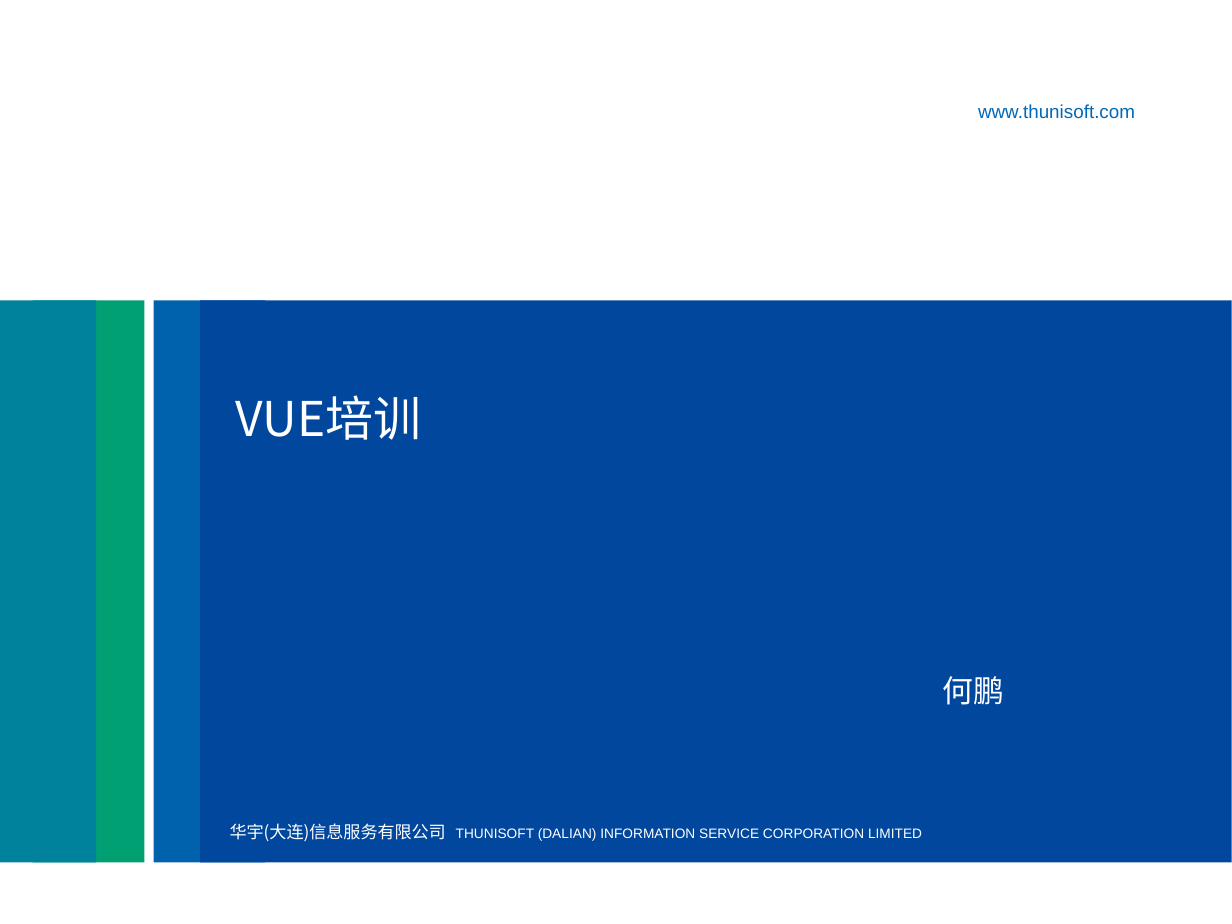
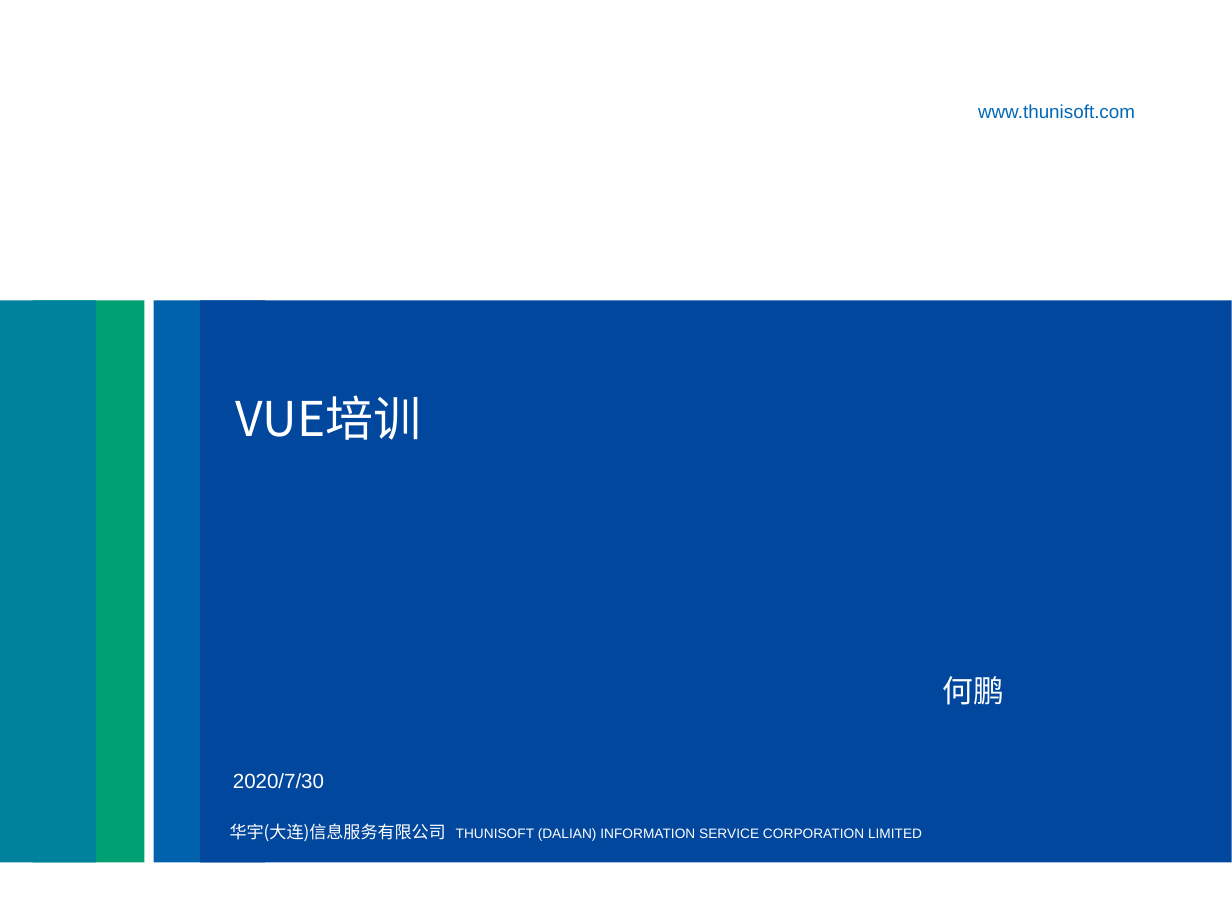
Before and after one commit to he8hepeng/thunisoftCli3, a slide deck: slide 1 of vue培训 v1.pptx. Drawn at 1232x924 pixels with LibreOffice and Linux fonts; fonts in the diff are those of the drawing; background and template pictures are left out. Boxes give left, top, right and bottom in pixels: in the first picture for what was removed or moved away, otherwise in the second. Text is boxed around its words. In the diff, an @@ line names an element or a change of style, - is before the commit and + after.

```diff
--- a/vue培训 v1.pptx
+++ b/vue培训 v1.pptx
@@ text added at <box>233,773,324,789</box>, 12 pt, text #FFFFFF @@
+2020/7/30
```
Also in this commit, not shown: 11 other slides changed, 1 slide added, 9 other files.
